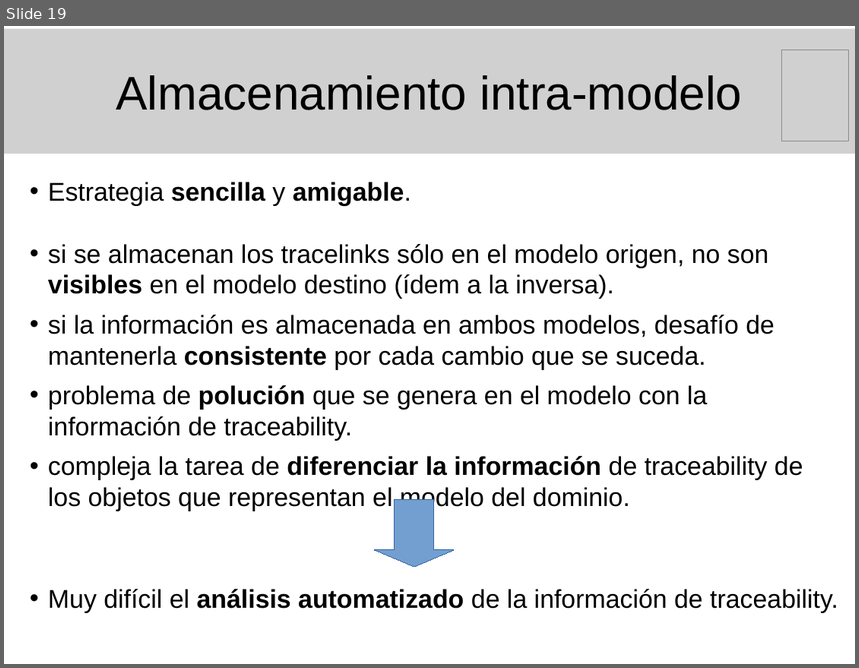
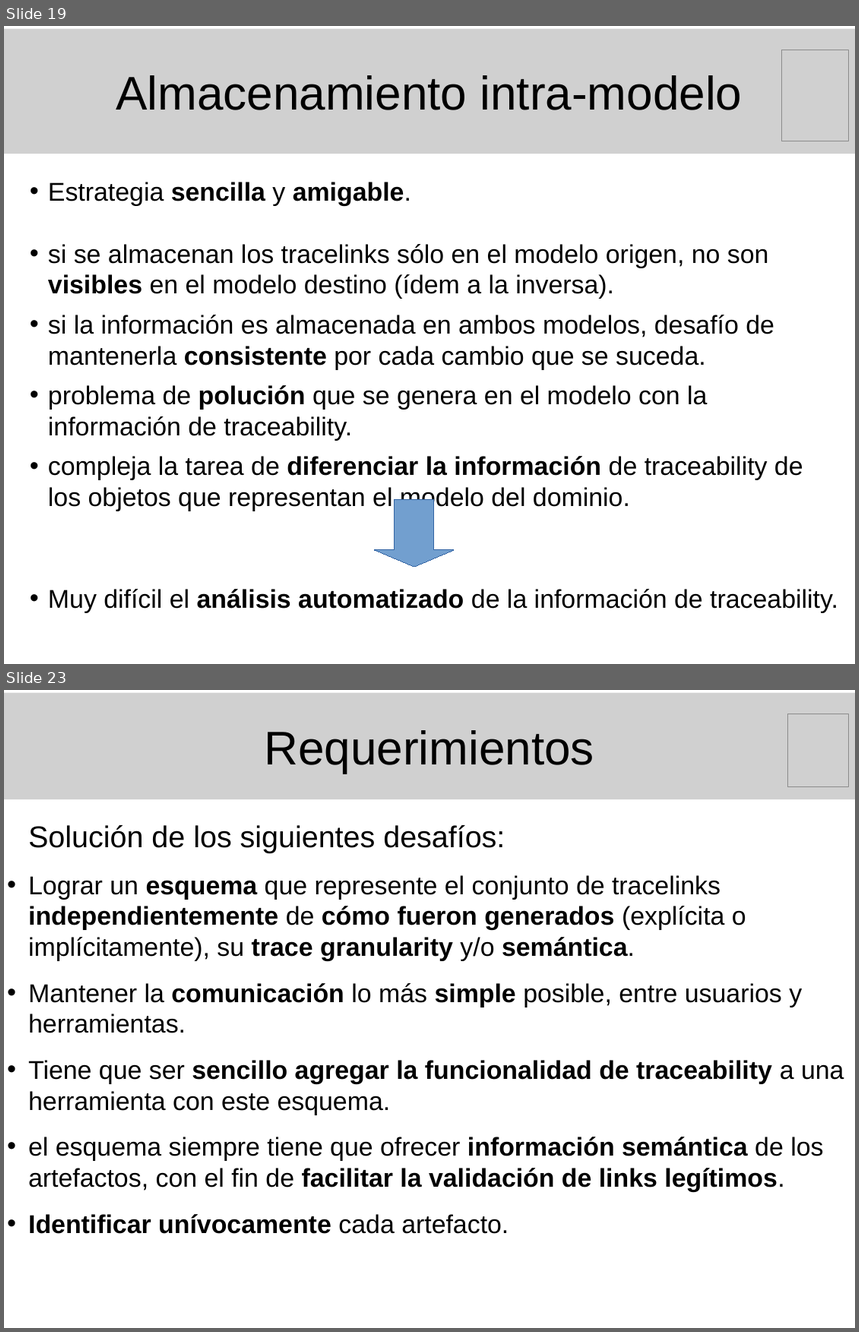
Before and after one commit to marianogili/TraceabilityEditor, a slide deck: Presentacion/PresentacionGili.odp. Shown one above the other, each under a label of ours: slide 19 before the commit, slides 19 and 23 after it; the slides between them are not shown. The pictures are 859x668 and 859x1332 pixels, drawn with LibreOffice and Linux fonts; fonts in the diff are those of the drawing; grey boxes stand for pictures. Boxes give left, top, right and bottom in pixels: in the first picture for what was removed or moved away, otherwise in the second. Text is boxed around its words. In the diff, an @@ line names an element or a change of style, - is before the commit and + after.

Commit message:
Presentación de la tesis:  - Tería de traceability -> Estrategia de almacenamiento externo.  - Manos a la obra -> Requerimientos

```diff
--- a/Presentacion/PresentacionGili.odp
+++ b/Presentacion/PresentacionGili.odp
@@ slide 23 added at <box>4,690,855,1328</box>, background #FFFFFF @@
@@ picture added at <box>4,693,855,799</box>, 44 pt, text #000000 @@
+Requerimientos
@@ picture added at <box>789,714,850,787</box> @@
@@ text added at <box>28,825,845,1234</box>, 24 pt, text #000000 @@
+Solución de los siguientes desafíos:
+• Lograr un esquema que represente el conjunto de tracelinks independientemente de cómo fueron generados (explícita o implícitamente), su trace granularity y/o semántica.
+• Mantener la comunicación lo más simple posible, entre usuarios y herramientas.
+• Tiene que ser sencillo agregar la funcionalidad de traceability a una herramienta con este esquema.
+• el esquema siempre tiene que ofrecer información semántica de los artefactos, con el fin de facilitar la validación de links legítimos.
+• Identificar unívocamente cada artefacto.
```
Also in this commit, not shown: 3 other slides added.
